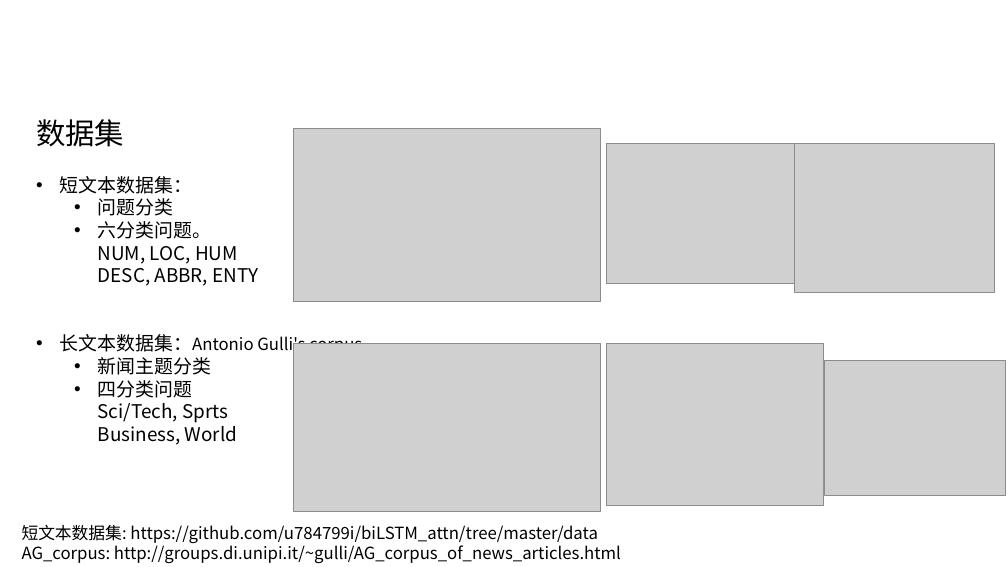
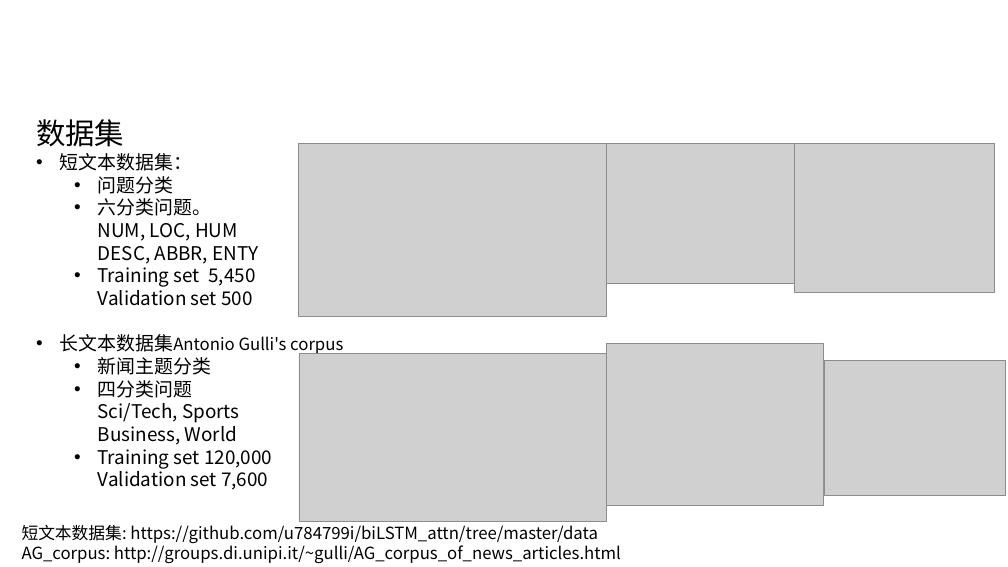
Before and after one commit to YaoXinZhi/Bi-LSTM-Attention, a slide deck: slide 10 of 深度学习课程作业-姚昕智.pptx. Drawn at 1008x567 pixels with LibreOffice and Linux fonts; fonts in the diff are those of the drawing; grey boxes stand for pictures; background and template pictures are left out. Boxes give left, top, right and bottom in pixels: in the first picture for what was removed or moved away, otherwise in the second. Text is boxed around its words. In the diff, an @@ line names an element or a change of style, - is before the commit and + after.

```diff
--- a/深度学习课程作业-姚昕智.pptx
+++ b/深度学习课程作业-姚昕智.pptx
@@ picture: place and size @@
-picture at [293, 129, 601, 302]
+picture at [299, 144, 606, 317]
@@ text at [60, 263, 343, 355]: text changed; size 16 to 18 pt @@
-• 长文本数据集：Antonio Gulli's corpus
+  • Training set 5,450
+    Validation set 500
+• 长文本数据集Antonio Gulli's corpus
@@ picture: place and size @@
-picture at [293, 344, 601, 512]
+picture at [299, 353, 606, 521]
@@ text at [98, 380, 272, 490]: text changed @@
-  • 四分类问题
-    Sci/Tech, Sprts
-    Business, World
+  • 四分类问题
+    Sci/Tech, Sports
+    Business, World
+  • Training set 120,000
+    Validation set 7,600
```
Also in this commit, not shown: 5 other slides changed.
